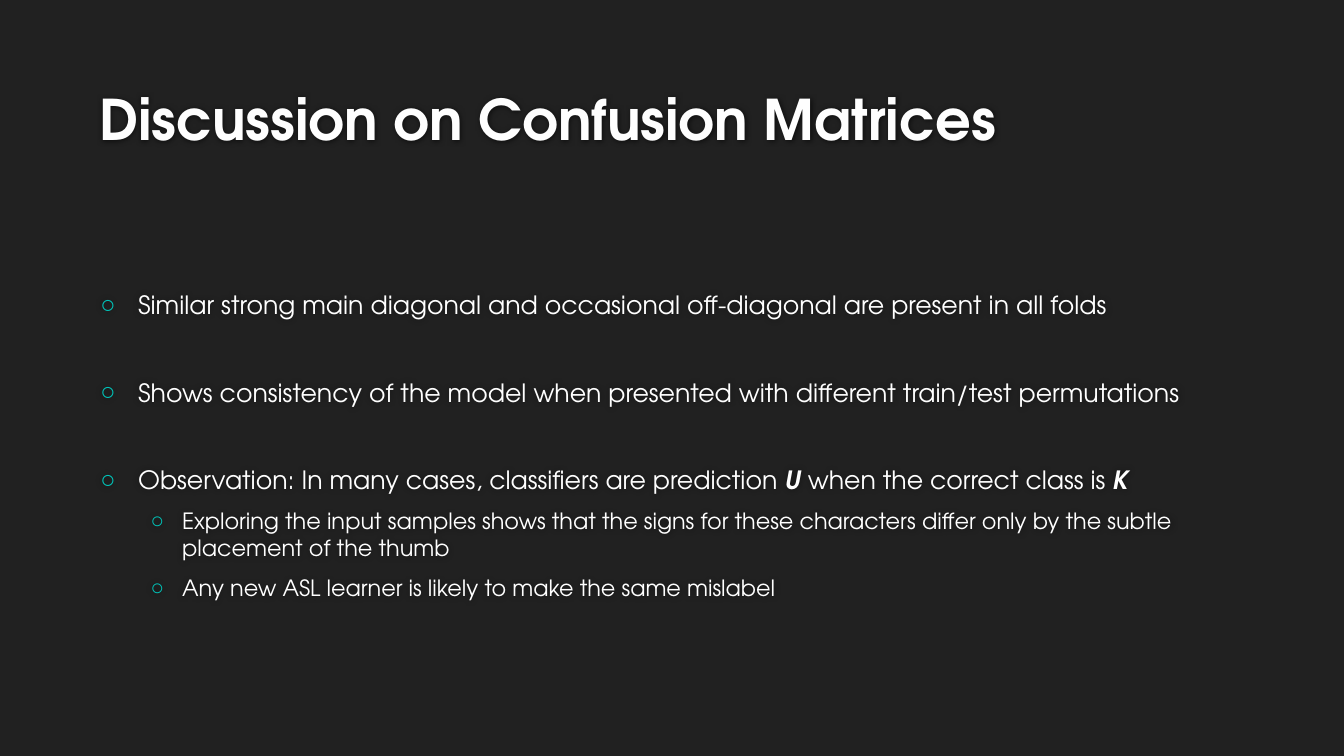
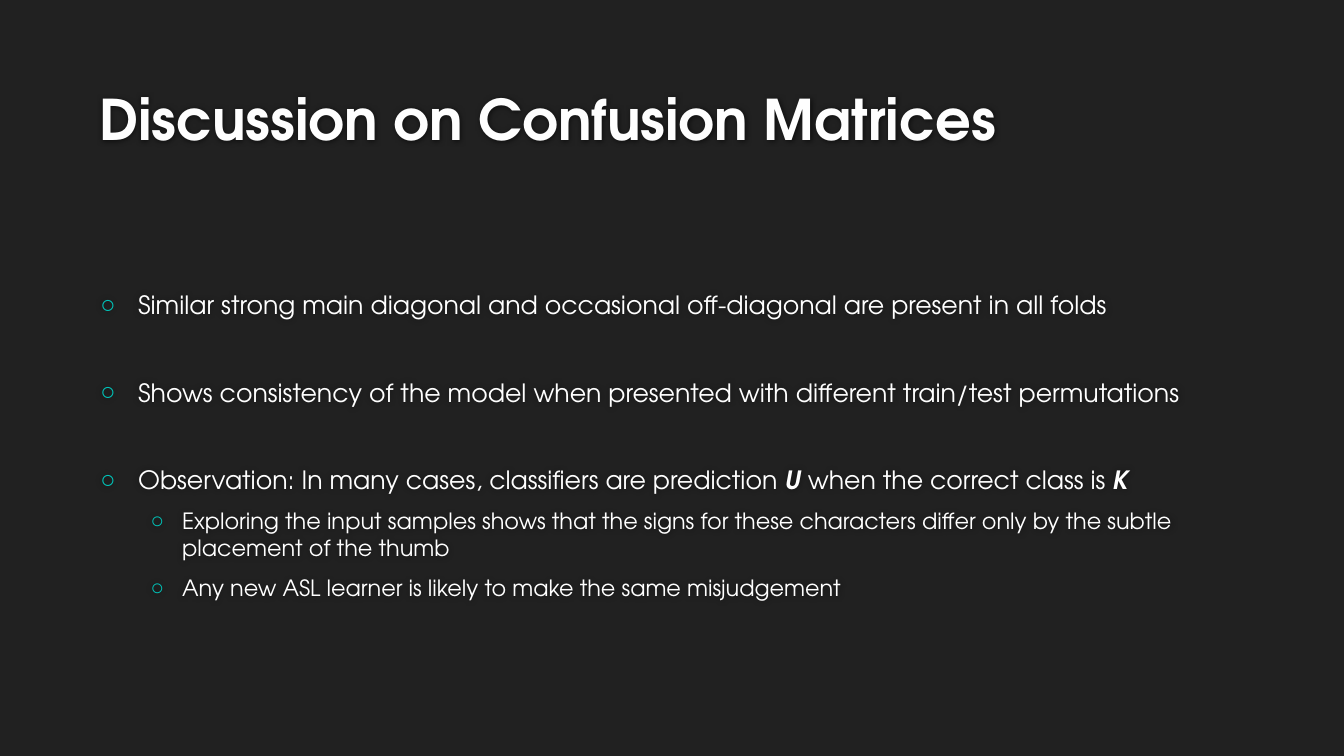
Before and after one commit to landonbuell/Buell-Masters-Project, a slide deck: slide 30 of milestones/BUELL_ENGR6970_Milestone04.pptx (slide 31 before the commit). Drawn at 1344x756 pixels with LibreOffice and Linux fonts; fonts in the diff are those of the drawing; background and template pictures are left out. Boxes give left, top, right and bottom in pixels: in the first picture for what was removed or moved away, otherwise in the second. Text is boxed around its words. In the diff, an @@ line names an element or a change of style, - is before the commit and + after.

```diff
--- a/milestones/BUELL_ENGR6970_Milestone04.pptx
+++ b/milestones/BUELL_ENGR6970_Milestone04.pptx
@@ text at [182,579,841,601]: text changed @@
-  ○ Any new ASL learner is likely to make the same mislabel
+  ○ Any new ASL learner is likely to make the same misjudgement
```
Also in this commit, not shown: 4 other slides changed, 3 slides added, 4 slides removed.
